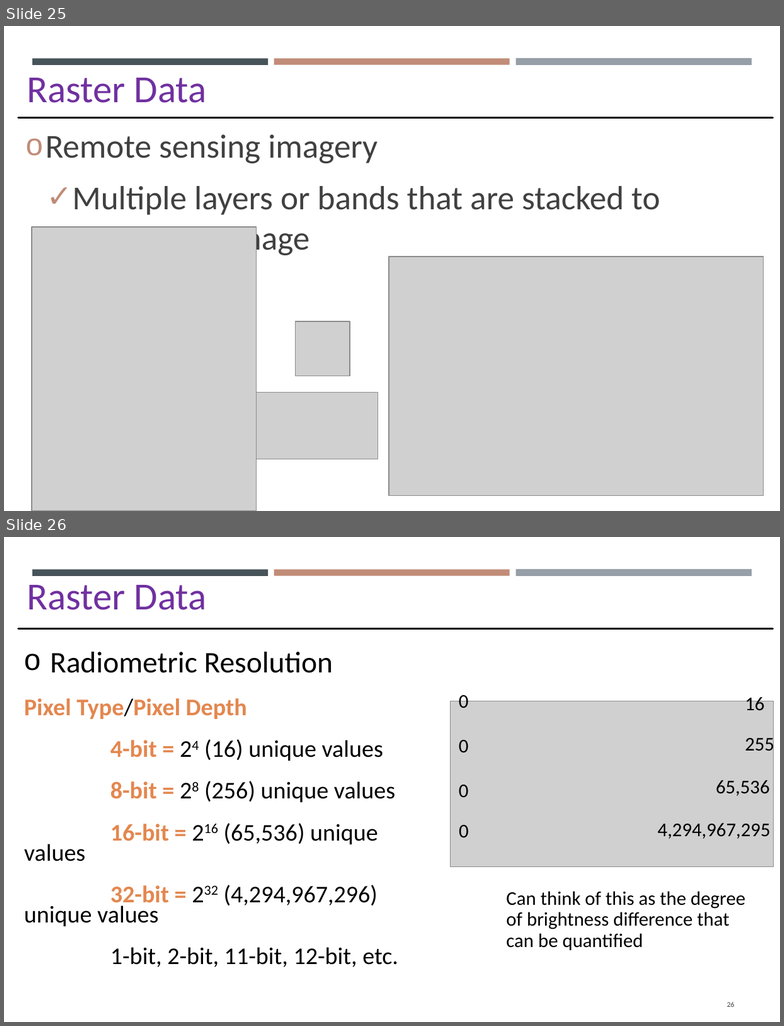
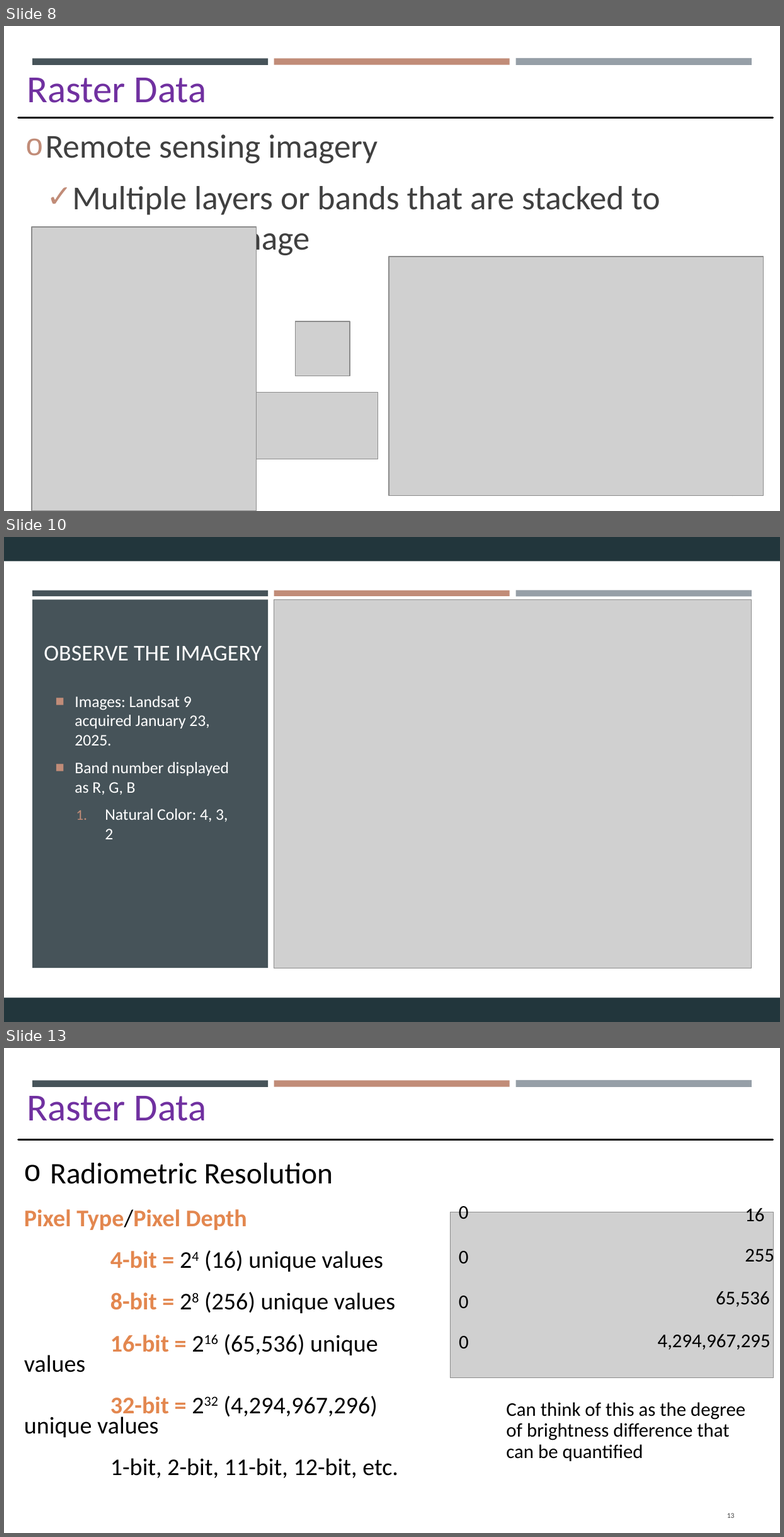
Before and after one commit to gisynw/GIS_I, a slide deck: docs/Lectures/Week04/Week04_GEOG2475_Raster_Thr.pptx. Shown one above the other, each under a label of ours: slides 25 and 26 before the commit, slides 8, 10 and 13 after it; the slides between them are not shown. The pictures are 784x1026 and 784x1537 pixels, drawn with LibreOffice and Linux fonts; fonts in the diff are those of the drawing; grey boxes stand for pictures. Boxes give left, top, right and bottom in pixels: in the first picture for what was removed or moved away, otherwise in the second. Text is boxed around its words. In the diff, an @@ line names an element or a change of style, - is before the commit and + after.

```diff
--- a/docs/Lectures/Week04/Week04_GEOG2475_Raster_Thr.pptx
+++ b/docs/Lectures/Week04/Week04_GEOG2475_Raster_Thr.pptx
@@ slide 10 added at box(4, 537, 780, 1022), background #22363C @@
@@ rectangle added at box(4, 561, 780, 998), fill #FFFFFF @@
@@ rectangle added at box(32, 591, 268, 596), fill #465359 @@
@@ rectangle added at box(274, 591, 509, 596), fill #C18C78 @@
@@ rectangle added at box(516, 591, 752, 596), fill #969FA7 @@
@@ rectangle added at box(32, 600, 268, 968), fill #465359 @@
@@ picture added at box(274, 600, 752, 968) @@
@@ title added at box(44, 645, 262, 661), 18.9 pt, text #FFFFFF @@
+OBSERVE THE IMAGERY
@@ text added at box(75, 696, 229, 839), 13.5 pt, text #FFFFFF @@
+■ Images: Landsat 9 acquired January 23, 2025.
+■ Band number displayed as R, G, B
+  1. Natural Color: 4, 3, 2
@@ what was slide 25 is now slide 8 @@
@@ what was slide 26 is now slide 13 @@
@@ page number at box(727, 1513, 735, 1518): text changed @@
-26
+13
```
Also in this commit, not shown: 3 other slides added, 17 slides removed, 8 other files.
